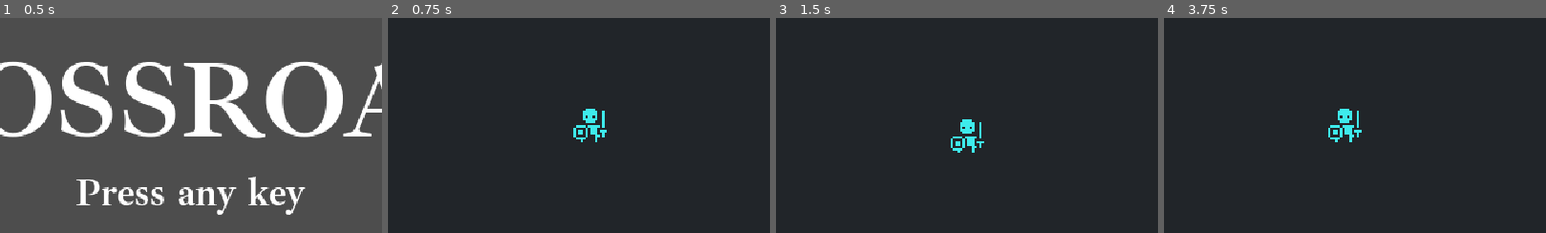
Above: before the commit, frames 1-4 (left to right).
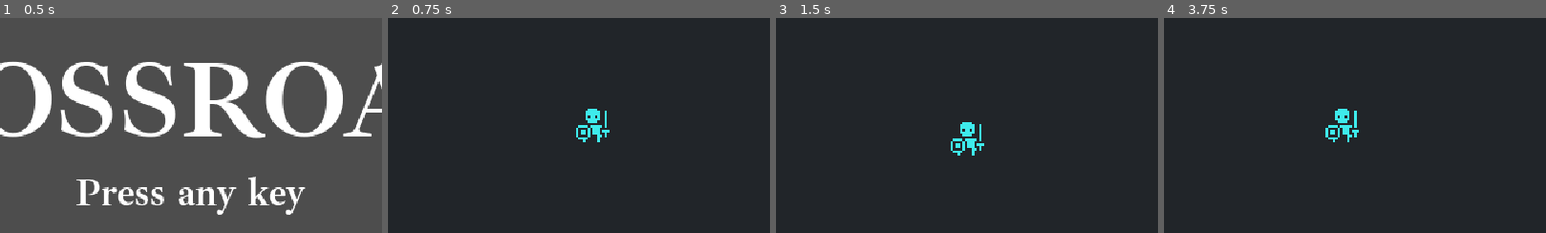
Above: after the commit, the same moments.

Repository: lilytastic/godot-roguelike
Game: Godot game, scene res://title.tscn
The game is run twice, just before and just after one commit, with the same random seed, the same clock (stepped at 60 frames per second) and the same inputs.
Inputs:
- Up to frame 1 (0.5 s): no input
- Up to frame 2 (0.75 s): tap Enter at 0.5 s; hold D (move_right) from 0.53 s (still down)
- Up to frame 3 (1.5 s): release D (move_right) at 1.28 s; hold S (move_down) from 1.28 s (still down)
- Up to frame 4 (3.75 s): release S (move_down) at 2.03 s; hold D (move_right) 2.03-2.78 s; hold W (move_up) 2.78-3.53 s; hold A (move_left) from 3.53 s (still down)
The pictures show only the part of the screen within x 25-75%, y 25-75%; the shares and areas given below are measured in that part.

Frame 1 is identical in both runs. In frame 2, 0.5% of the frame differs, in the area x 48-58%, y 42-58%; in frame 3, 0.4%; in frame 4, 0.5%.

Commit message:
entity tracks position, not actor

Diff:
--- a/engine/classes/coords.gd
+++ b/engine/classes/coords.gd
@@ -6,7 +6,7 @@
 const STEP_X: int = 16
 const STEP_Y: int = 16
 
-static func get_position(coord: Vector2i, offset: Vector2i = Vector2i(0, 0)) -> Vector2i:
+static func get_position(coord: Vector2, offset: Vector2 = Vector2i(0, 0)) -> Vector2:
 	var new_x: int = START_X + STEP_X * coord.x + offset.x
 	var new_y: int = START_Y + STEP_Y * coord.y + offset.y
 
--- a/engine/classes/entity.gd
+++ b/engine/classes/entity.gd
@@ -2,6 +2,7 @@
 
 var uuid: int = ResourceUID.create_id()
 var _blueprint: String
+var position: Vector2i
 
 var blueprint: Blueprint:
 	get: return ECS.blueprints.get(_blueprint, null)
--- a/game/actor.gd
+++ b/game/actor.gd
@@ -16,3 +16,6 @@
 	if glyph:
 		set_texture(glyph.to_atlas_texture())
 		modulate = glyph.fg
+
+func _process(delta: float) -> void:
+	position = lerp(position, Coords.get_position(entity.position), delta * 30)
--- a/game/game.gd
+++ b/game/game.gd
@@ -32,7 +32,7 @@
 
 
 func _move_pc(direction: StringName) -> void:
-	var coord: Vector2i = Coords.get_coord(player)
+	var coord: Vector2i = player.entity.position
 
 	match direction:
 		InputTag.MOVE_LEFT:
@@ -44,4 +44,4 @@
 		InputTag.MOVE_DOWN:
 			coord += Vector2i.DOWN
 
-	player.position = Coords.get_position(coord)
+	player.entity.position = coord
